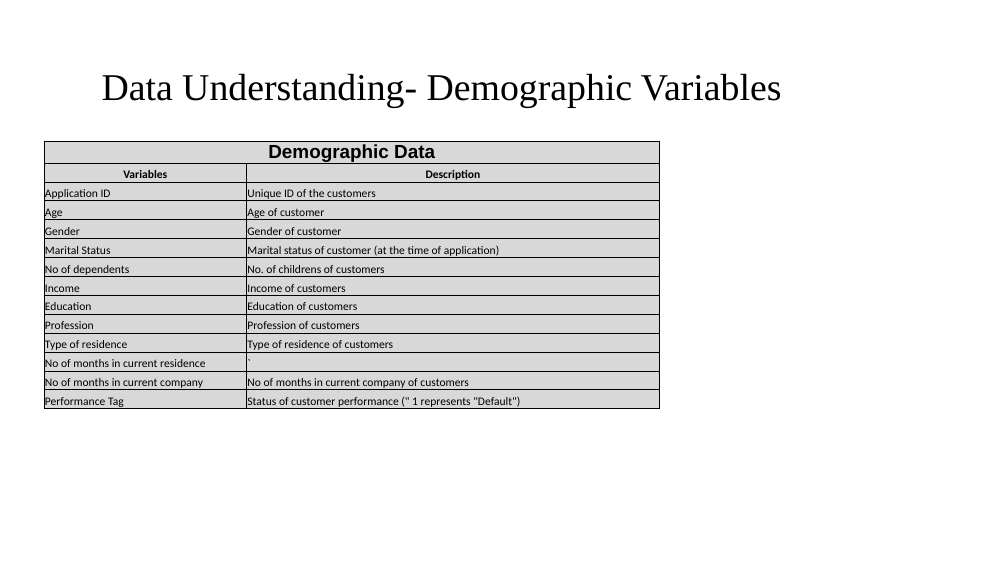
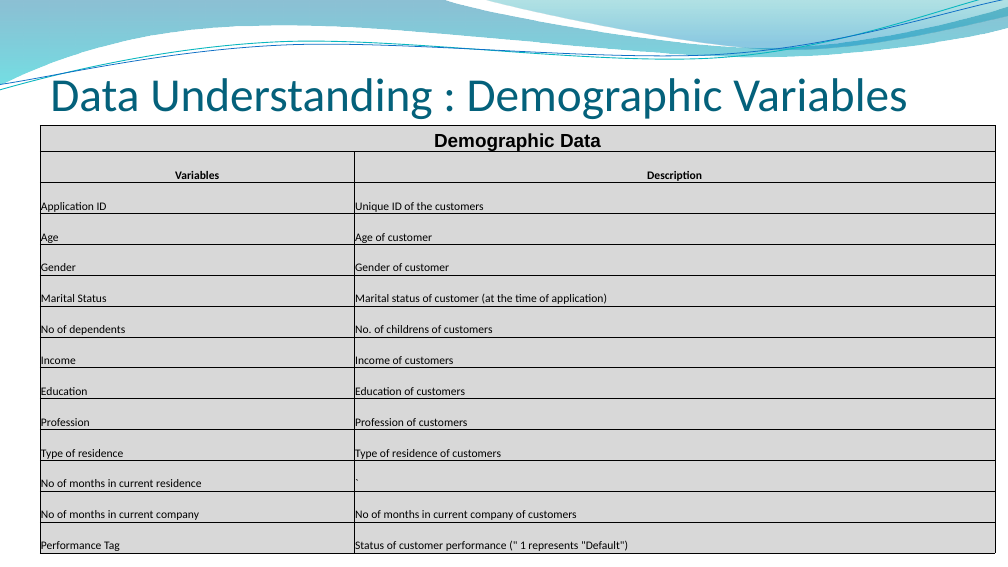
Before and after one commit to bfsi-capstone/CredxCapstoneDFS14, a slide deck: slide 5 of BFS_Capstone_Approach.pptx. Drawn at 1008x567 pixels with LibreOffice and Linux fonts; fonts in the diff are those of the drawing; background and template pictures are left out. Boxes give left, top, right and bottom in pixels: in the first picture for what was removed or moved away, otherwise in the second. Text is boxed around its words. In the diff, an @@ line names an element or a change of style, - is before the commit and + after.

```diff
--- a/BFS_Capstone_Approach.pptx
+++ b/BFS_Capstone_Approach.pptx
@@ freeform shape added at [0,0,1008,85], fill gradient #0074A1 to #00C6CF @@
@@ freeform shape added at [0,0,1008,94], outline #0AB8BF 0.85 pt @@
@@ freeform shape added at [0,0,1008,90], outline #0F6FC6 0.75 pt @@
@@ freeform shape added at [483,0,1008,52], fill gradient #00A1A9 to #008BBF @@
@@ title "Data Understanding : Demographic Variables" at [50,71,907,119]: vertical alignment middle to bottom @@
@@ title at [50,71,907,119]: text changed; size 36 to 45 pt; font Times New Roman to Calibri; text colour #000000 to #04617B @@
-Data Understanding- Demographic Variables
+Data Understanding : Demographic Variables
@@ table: place and size @@
-table at [44,141,659,411]
+table at [40,126,995,555]
```
Also in this commit, not shown: 10 other slides changed, 4 slides added, 6 slides removed.
